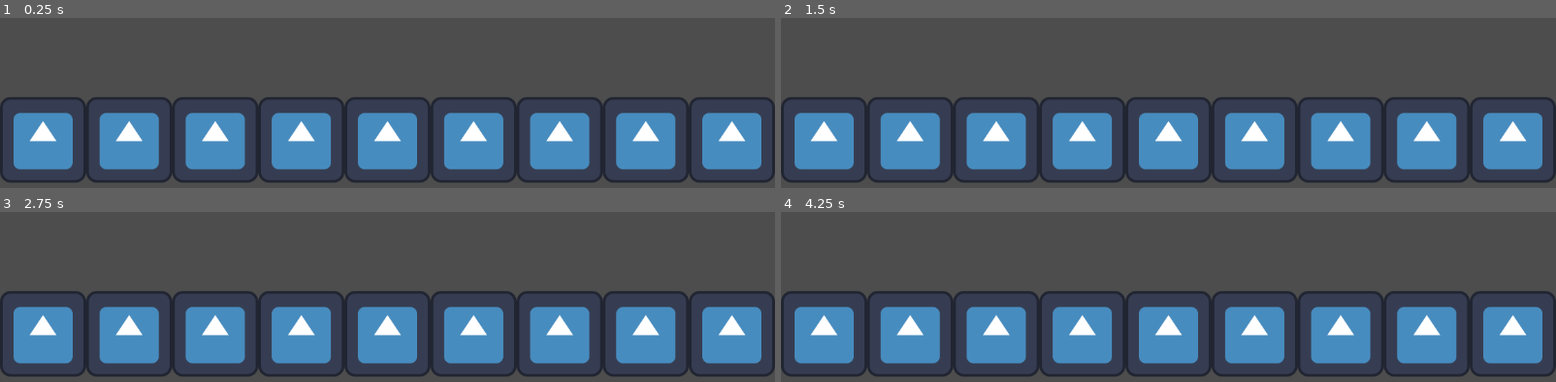
Above: before the commit, frames 1-4 (two rows, left to right).
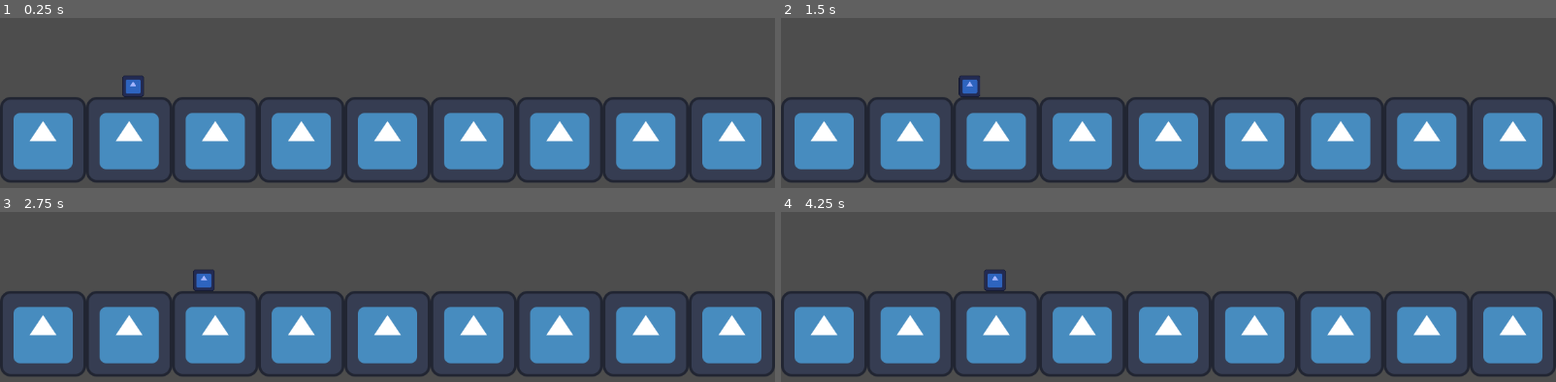
Above: after the commit, the same moments.

Repository: tomSO9/Demo
Game: Godot game, scene res://world/test_world.tscn
Same seed, same stepped clock (60 frames per second), same inputs: the game is played once before the commit and once after it. The engine's default icon, where the game draws it, is replaced by a stand-in: a white triangle on a blue panel in a dark square.
Inputs:
- Up to frame 1 (0.25 s): no input
- Up to frame 2 (1.5 s): tap Enter at 0.5 s; hold D (move_right) 0.53-1.28 s; hold A (move_left) from 1.28 s (still down)
- Up to frame 3 (2.75 s): release A (move_left) at 2.03 s; hold D (move_right) from 2.03 s (still down)
- Up to frame 4 (4.25 s): release D (move_right) at 3.53 s; hold A (move_left) from 3.53 s (still down)

The runs differ from the first frame. In frame 1, 0.3% of the frame differs, in the area x 15-19%, y 34-47%; in frame 2, 0.3%; in frame 3, 0.3%; in frame 4, 0.4%, in the area x 26-30%, y 34-47%.

Commit message:
movement

Diff:
--- a/player.gd
+++ b/player.gd
@@ -2,27 +2,29 @@
 ## all export var
 ## paltformer movement
 
-@export var speed :int
-@export var friction :int
-@export var max_jump :int
-@export var gravity :int
+@export var speed :int = 9000
+@export var friction :int = 20
+@export var max_jump :int = 2
+@export var gravity :int = 100
 
 var current_jump:int
 
 func _physics_process(delta: float) -> void:
 	var direction = Input.get_axis("move_left","move_right")
 	if direction:
-		velocity.x = direction * speed * delta
+		velocity.x = direction * speed *delta
 		#add animation
 		#add filp animation
 	else:
 		velocity.x = velocity.move_toward(Vector2.ZERO,friction).x
 		#add animation
+
 	move_and_slide()
+	jump()
 
 
 func jump():
-	pass
+	velocity.y += gravity
 
 func wall_jump():
 	pass
--- a/scene/player.tscn
+++ b/scene/player.tscn
@@ -1,7 +1,10 @@
-[gd_scene load_steps=4 format=3 uid="uid://v72diaseq43w"]
+[gd_scene load_steps=5 format=3 uid="uid://v72diaseq43w"]
 
 [ext_resource type="Script" path="res://player.gd" id="1_x3g60"]
 [ext_resource type="Texture2D" uid="uid://bsuebn4eyo7d5" path="res://icon.svg" id="2_ld7rn"]
+
+[sub_resource type="RectangleShape2D" id="RectangleShape2D_kiltk"]
+size = Vector2(32, 32)
 
 [sub_resource type="SpriteFrames" id="SpriteFrames_ovo55"]
 animations = [{
@@ -17,9 +20,12 @@
 [node name="Player" type="CharacterBody2D"]
 script = ExtResource("1_x3g60")
 
+[node name="CollisionShape2D" type="CollisionShape2D" parent="."]
+position = Vector2(0, -16)
+shape = SubResource("RectangleShape2D_kiltk")
+
 [node name="AnimatedSprite2D" type="AnimatedSprite2D" parent="."]
+self_modulate = Color(0.65098, 0.713726, 1, 1)
 position = Vector2(0, -16)
 scale = Vector2(0.25, 0.25)
 sprite_frames = SubResource("SpriteFrames_ovo55")
-
-[node name="CollisionShape2D" type="CollisionShape2D" parent="."]
--- a/tile_map.tscn
+++ b/tile_map.tscn
@@ -6,6 +6,7 @@
 texture = ExtResource("1_twm21")
 texture_region_size = Vector2i(128, 128)
 0:0/0 = 0
+0:0/0/physics_layer_0/polygon_0/points = PackedVector2Array(-64, -64, -64, 64, 64, 64, 64, -64)
 
 [sub_resource type="TileSet" id="TileSet_di1gd"]
 tile_size = Vector2i(128, 128)
--- a/world/test_world.tscn
+++ b/world/test_world.tscn
@@ -1,8 +1,12 @@
-[gd_scene load_steps=2 format=3 uid="uid://bhfvhoki1js1n"]
+[gd_scene load_steps=3 format=3 uid="uid://bhfvhoki1js1n"]
 
 [ext_resource type="PackedScene" uid="uid://foyfq0dlwkeh" path="res://tile_map.tscn" id="1_tdwea"]
+[ext_resource type="PackedScene" uid="uid://v72diaseq43w" path="res://scene/player.tscn" id="2_vmpqn"]
 
 [node name="Test_world" type="Node2D"]
 
 [node name="TileMap" parent="." instance=ExtResource("1_tdwea")]
 layer_0/tile_data = PackedInt32Array(262144, 0, 0, 262145, 0, 0, 262146, 0, 0, 262147, 0, 0, 262148, 0, 0, 262149, 0, 0, 262150, 0, 0, 262151, 0, 0, 262152, 0, 0, 262153, 0, 0, 327679, 0, 0, 327678, 0, 0)
+
+[node name="Player" parent="." instance=ExtResource("2_vmpqn")]
+position = Vector2(198, 430)
